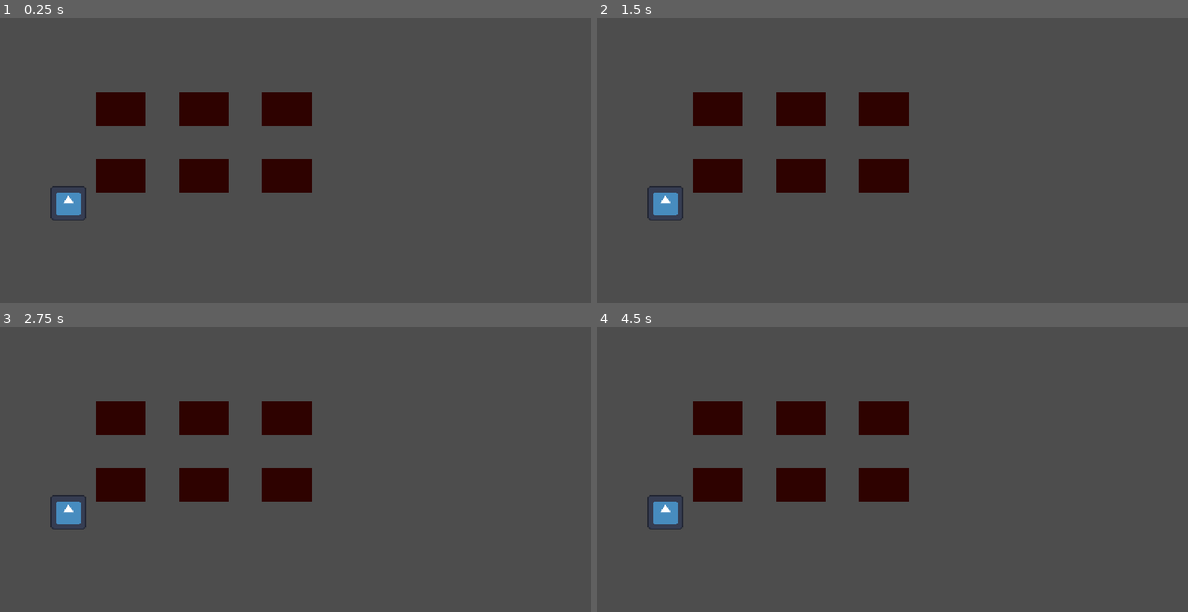
Above: before the commit, frames 1-4 (two rows, left to right).
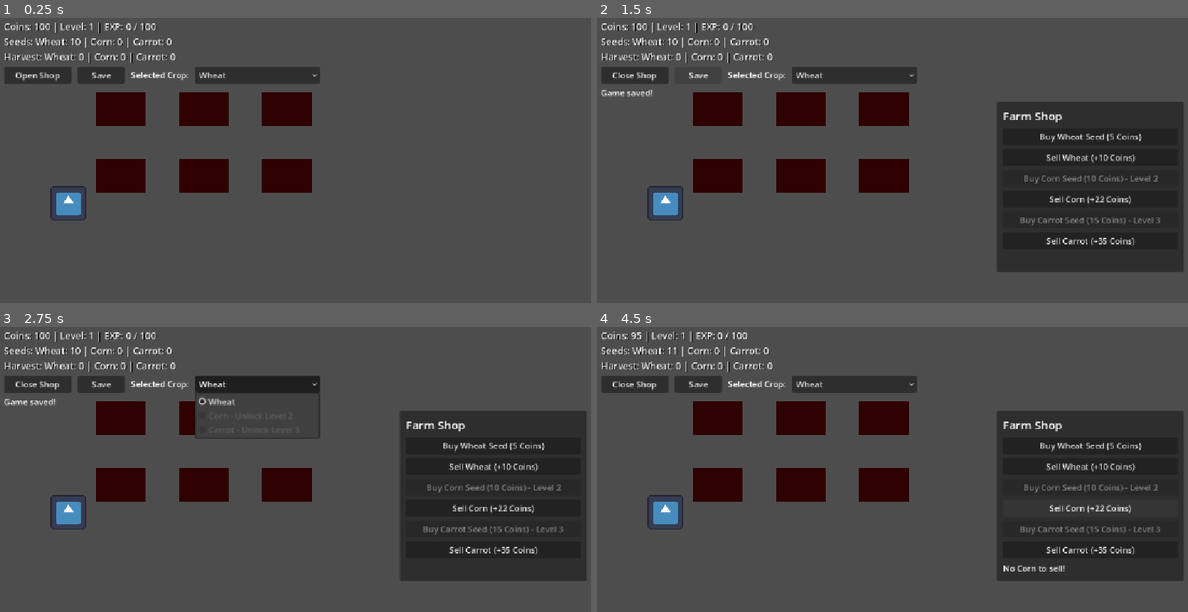
Above: after the commit, the same moments.

Repository: Vanthang19130201/game-nong
Game: Godot game, scene res://main.tscn
The game is run twice, just before and just after one commit, with the same random seed, the same clock (stepped at 60 frames per second) and the same inputs. The engine's default icon, where the game draws it, is replaced by a stand-in: a white triangle on a blue panel in a dark square.
Inputs (mouse positions are in pixels of both pictures, inside the frame that each line leads up to):
- Up to frame 1 (0.25 s): no input
- Up to frame 2 (1.5 s): click (632, 75) at 0.5 s, where only the run after the commit has a clickable "Open Shop"; click (697, 75) at 1.25 s, where only the run after the commit has a clickable "Save"
- Up to frame 3 (2.75 s): click (260, 384) at 2 s, where only the run after the commit has a clickable "Wheat"
- Up to frame 4 (4.5 s): click (1087, 446) at 2.75 s, where only the run after the commit has a clickable "Buy Wheat Seed (5 Coins)"; click (1087, 466) at 3.5 s, where only the run after the commit has a clickable "Sell Wheat (+10 Coins)"; click (1087, 509) at 4.25 s, where only the run after the commit has a clickable "Sell Corn (+22 Coins)"

The runs differ from the first frame. In frame 1, 3.4% of the frame differs, in the area x 0-55%, y 1-24%; in frame 2, 21%; in frame 3, 23%, in the area x 0-100%, y 1-89%; in frame 4, 20%.

Commit message:
alright

Diff:
--- /dev/null
+++ b/crop_data.gd
@@ -0,0 +1,17 @@
+extends RefCounted
+
+# All crop rules live here. Sell prices must exceed seed prices.
+const CROPS: Dictionary = {
+	"WHEAT": {
+		"name": "Wheat", "unlock_level": 1, "grow_time": 10.0,
+		"seed_buy_price": 5, "sell_price": 10, "harvest_exp": 10
+	},
+	"CORN": {
+		"name": "Corn", "unlock_level": 2, "grow_time": 20.0,
+		"seed_buy_price": 10, "sell_price": 22, "harvest_exp": 20
+	},
+	"CARROT": {
+		"name": "Carrot", "unlock_level": 3, "grow_time": 30.0,
+		"seed_buy_price": 15, "sell_price": 35, "harvest_exp": 30
+	}
+}
--- /dev/null
+++ b/hud.gd
@@ -0,0 +1,96 @@
+extends CanvasLayer
+
+const CropData = preload("res://crop_data.gd")
+
+@onready var inventory_label: Label = $Layout/InventoryLabel
+@onready var shop_button: Button = $Layout/Actions/ShopButton
+@onready var save_button: Button = $Layout/Actions/SaveButton
+@onready var crop_selector: OptionButton = $Layout/Actions/CropSelector
+@onready var save_status: Label = $Layout/SaveStatus
+@onready var shop_panel: PanelContainer = $Layout/ShopPanel
+@onready var buy_button: Button = $Layout/ShopPanel/Margin/ShopContent/BuyButton
+@onready var sell_button: Button = $Layout/ShopPanel/Margin/ShopContent/SellButton
+@onready var message_label: Label = $Layout/ShopPanel/Margin/ShopContent/MessageLabel
+
+var crop_ids: Array = []
+var buy_buttons: Dictionary = {}
+
+
+func _ready() -> void:
+	crop_ids = CropData.CROPS.keys()
+	var content: VBoxContainer = $Layout/ShopPanel/Margin/ShopContent
+	for crop in crop_ids:
+		crop_selector.add_item(CropData.CROPS[crop]["name"])
+		var prefix: String = "" if crop == "WHEAT" else CropData.CROPS[crop]["name"]
+		var buy: Button = content.get_node(prefix + "BuyButton")
+		var sell: Button = content.get_node(prefix + "SellButton")
+		buy_buttons[crop] = buy
+		buy.pressed.connect(_buy_seed.bind(crop))
+		sell.pressed.connect(_sell_crop.bind(crop))
+		sell.text = "Sell %s (+%d Coins)" % [CropData.CROPS[crop]["name"], CropData.CROPS[crop]["sell_price"]]
+	Inventory.inventory_changed.connect(_update_inventory)
+	shop_button.pressed.connect(_toggle_shop)
+	save_button.pressed.connect(_save_game)
+	crop_selector.item_selected.connect(_select_crop)
+	_update_inventory()
+
+
+func _update_inventory() -> void:
+	save_status.text = ""
+	inventory_label.text = "Coins: %d | Level: %d | EXP: %d / %d" % [
+		Inventory.coins, Inventory.player_level, Inventory.player_exp, Inventory.exp_to_next_level()
+	]
+	var seed_text: Array[String] = []
+	var harvest_text: Array[String] = []
+	for i in range(crop_ids.size()):
+		var crop: String = crop_ids[i]
+		var info: Dictionary = CropData.CROPS[crop]
+		var unlocked: bool = Inventory.is_unlocked(crop)
+		seed_text.append("%s: %d" % [info["name"], Inventory.seed_count(crop)])
+		harvest_text.append("%s: %d" % [info["name"], Inventory.crop_count(crop)])
+		var choice: String = info["name"]
+		if not unlocked:
+			choice += " - Unlock Level %d" % info["unlock_level"]
+		crop_selector.set_item_text(i, choice)
+		crop_selector.set_item_disabled(i, not unlocked)
+		var buy: Button = buy_buttons[crop]
+		buy.disabled = not unlocked
+		buy.text = "Buy %s Seed (%d Coins)" % [info["name"], info["seed_buy_price"]]
+		if not unlocked:
+			buy.text += " - Level %d" % info["unlock_level"]
+	inventory_label.text += "\nSeeds: " + " | ".join(seed_text)
+	inventory_label.text += "\nHarvest: " + " | ".join(harvest_text)
+	crop_selector.select(crop_ids.find(Inventory.selected_crop))
+
+
+func _select_crop(index: int) -> void:
+	Inventory.select_crop(crop_ids[index])
+
+
+func _save_game() -> void:
+	if SaveManager.save_game():
+		save_status.text = "Game saved!"
+	else:
+		save_status.text = "Save failed. Please try again."
+
+
+func _toggle_shop() -> void:
+	shop_panel.visible = not shop_panel.visible
+	shop_button.text = "Close Shop" if shop_panel.visible else "Open Shop"
+	message_label.text = ""
+
+
+func _buy_seed(crop: String = "WHEAT") -> void:
+	if Inventory.buy_seed(crop):
+		message_label.text = "Bought 1 %s Seed." % CropData.CROPS[crop]["name"]
+	elif not Inventory.is_unlocked(crop):
+		message_label.text = "Crop is locked."
+	else:
+		message_label.text = "Not enough Coins!"
+
+
+func _sell_crop(crop: String) -> void:
+	if Inventory.sell_crop(crop):
+		message_label.text = "Sold 1 %s." % CropData.CROPS[crop]["name"]
+	else:
+		message_label.text = "No %s to sell!" % CropData.CROPS[crop]["name"]
--- /dev/null
+++ b/hud.tscn
@@ -0,0 +1,117 @@
+[gd_scene format=3]
+
+[ext_resource type="Script" path="res://hud.gd" id="1_hud"]
+
+[node name="HUD" type="CanvasLayer"]
+layer = 10
+script = ExtResource("1_hud")
+
+[node name="Layout" type="VBoxContainer" parent="."]
+anchors_preset = 0
+offset_left = 16.0
+offset_top = 8.0
+offset_right = 1136.0
+offset_bottom = 120.0
+mouse_filter = 2
+theme_override_constants/separation = 6
+
+[node name="InventoryLabel" type="Label" parent="Layout"]
+layout_mode = 2
+mouse_filter = 2
+theme_override_colors/font_shadow_color = Color(0, 0, 0, 1)
+theme_override_constants/shadow_offset_x = 1
+theme_override_constants/shadow_offset_y = 1
+theme_override_font_sizes/font_size = 18
+text = "Coins: 100 | Level: 1 | EXP: 0 / 100"
+
+[node name="Actions" type="HBoxContainer" parent="Layout"]
+layout_mode = 2
+mouse_filter = 2
+theme_override_constants/separation = 12
+
+[node name="ShopButton" type="Button" parent="Layout/Actions"]
+custom_minimum_size = Vector2(130, 32)
+layout_mode = 2
+focus_mode = 0
+text = "Open Shop"
+
+[node name="SaveButton" type="Button" parent="Layout/Actions"]
+custom_minimum_size = Vector2(90, 32)
+layout_mode = 2
+focus_mode = 0
+text = "Save"
+
+[node name="SelectedCropLabel" type="Label" parent="Layout/Actions"]
+layout_mode = 2
+text = "Selected Crop:"
+
+[node name="CropSelector" type="OptionButton" parent="Layout/Actions"]
+custom_minimum_size = Vector2(240, 32)
+layout_mode = 2
+focus_mode = 0
+
+[node name="SaveStatus" type="Label" parent="Layout"]
+layout_mode = 2
+mouse_filter = 2
+
+[node name="ShopPanel" type="PanelContainer" parent="Layout"]
+visible = false
+custom_minimum_size = Vector2(360, 0)
+layout_mode = 2
+size_flags_horizontal = 8
+
+[node name="Margin" type="MarginContainer" parent="Layout/ShopPanel"]
+layout_mode = 2
+theme_override_constants/margin_left = 12
+theme_override_constants/margin_top = 12
+theme_override_constants/margin_right = 12
+theme_override_constants/margin_bottom = 12
+
+[node name="ShopContent" type="VBoxContainer" parent="Layout/ShopPanel/Margin"]
+layout_mode = 2
+theme_override_constants/separation = 8
+
+[node name="TitleLabel" type="Label" parent="Layout/ShopPanel/Margin/ShopContent"]
+layout_mode = 2
+theme_override_font_sizes/font_size = 22
+text = "Farm Shop"
+
+[node name="BuyButton" type="Button" parent="Layout/ShopPanel/Margin/ShopContent"]
+custom_minimum_size = Vector2(0, 32)
+layout_mode = 2
+focus_mode = 0
+text = "Buy Wheat Seed"
+
+[node name="SellButton" type="Button" parent="Layout/ShopPanel/Margin/ShopContent"]
+custom_minimum_size = Vector2(0, 32)
+layout_mode = 2
+focus_mode = 0
+text = "Sell Wheat"
+
+[node name="CornBuyButton" type="Button" parent="Layout/ShopPanel/Margin/ShopContent"]
+custom_minimum_size = Vector2(0, 32)
+layout_mode = 2
+focus_mode = 0
+text = "Buy Corn Seed"
+
+[node name="CornSellButton" type="Button" parent="Layout/ShopPanel/Margin/ShopContent"]
+custom_minimum_size = Vector2(0, 32)
+layout_mode = 2
+focus_mode = 0
+text = "Sell Corn"
+
+[node name="CarrotBuyButton" type="Button" parent="Layout/ShopPanel/Margin/ShopContent"]
+custom_minimum_size = Vector2(0, 32)
+layout_mode = 2
+focus_mode = 0
+text = "Buy Carrot Seed"
+
+[node name="CarrotSellButton" type="Button" parent="Layout/ShopPanel/Margin/ShopContent"]
+custom_minimum_size = Vector2(0, 32)
+layout_mode = 2
+focus_mode = 0
+text = "Sell Carrot"
+
+[node name="MessageLabel" type="Label" parent="Layout/ShopPanel/Margin/ShopContent"]
+custom_minimum_size = Vector2(0, 24)
+layout_mode = 2
--- a/inventory.gd
+++ b/inventory.gd
@@ -2,41 +2,136 @@
 
 signal inventory_changed
 
+const CropData = preload("res://crop_data.gd")
+
 var wheat_seed: int = 10
 var wheat: int = 0
+var corn_seed: int = 0
+var corn: int = 0
+var carrot_seed: int = 0
+var carrot: int = 0
 var coins: int = 100
+var player_exp: int = 0
+var player_level: int = 1
+var selected_crop: String = "WHEAT"
+
+
+func is_unlocked(crop: String) -> bool:
+	return CropData.CROPS.has(crop) and player_level >= CropData.CROPS[crop]["unlock_level"]
+
+
+func seed_count(crop: String) -> int:
+	if not CropData.CROPS.has(crop):
+		return 0
+	return get(crop.to_lower() + "_seed")
+
+
+func crop_count(crop: String) -> int:
+	if not CropData.CROPS.has(crop):
+		return 0
+	return get(crop.to_lower())
+
+
+func select_crop(crop: String) -> bool:
+	if not is_unlocked(crop):
+		return false
+	if selected_crop != crop:
+		selected_crop = crop
+		inventory_changed.emit()
+	return true
+
+
+func buy_seed(crop: String) -> bool:
+	if not is_unlocked(crop):
+		return false
+	var price: int = CropData.CROPS[crop]["seed_buy_price"]
+	if coins < price:
+		return false
+	coins -= price
+	set(crop.to_lower() + "_seed", seed_count(crop) + 1)
+	inventory_changed.emit()
+	return true
+
+
+func sell_crop(crop: String) -> bool:
+	if crop_count(crop) <= 0:
+		return false
+	set(crop.to_lower(), crop_count(crop) - 1)
+	coins += CropData.CROPS[crop]["sell_price"]
+	inventory_changed.emit()
+	return true
+
+
+func can_plant(crop: String) -> bool:
+	return is_unlocked(crop) and seed_count(crop) > 0
+
+
+func use_seed(crop: String) -> bool:
+	if not can_plant(crop):
+		return false
+	set(crop.to_lower() + "_seed", seed_count(crop) - 1)
+	inventory_changed.emit()
+	return true
+
+
+func collect_crop(crop: String) -> void:
+	if not CropData.CROPS.has(crop):
+		return
+	set(crop.to_lower(), crop_count(crop) + 1)
+	player_exp += CropData.CROPS[crop]["harvest_exp"]
+	normalize_exp()
+	# Save crop, EXP and any level-ups together after the plot is cleared.
+	inventory_changed.emit()
+
+
+func exp_to_next_level() -> int:
+	return player_level * 100
+
+
+func normalize_exp() -> void:
+	while player_exp >= exp_to_next_level():
+		player_exp -= exp_to_next_level()
+		player_level += 1
+
+
+func add_exp(amount: int) -> void:
+	if amount <= 0:
+		return
+	player_exp += amount
+	normalize_exp()
+	inventory_changed.emit()
+
+
+# Keep the original Wheat methods available for existing callers.
+func buy_wheat_seed() -> bool:
+	return buy_seed("WHEAT")
+
+
+func sell_wheat() -> bool:
+	return sell_crop("WHEAT")
 
 
 func use_wheat_seed() -> bool:
-	if wheat_seed <= 0:
-		print("Het hat giong!")
-		return false
-
-	wheat_seed -= 1
-	inventory_changed.emit()
-
-	print("Hat giong con lai: ", wheat_seed)
-
-	return true
+	return use_seed("WHEAT")
 
 
-func add_wheat(amount: int = 1):
+func add_wheat(amount: int = 1) -> void:
+	if amount <= 0:
+		return
 	wheat += amount
 	inventory_changed.emit()
 
-	print("Lua hien tai: ", wheat)
 
-
-func add_coins(amount: int):
+func add_coins(amount: int) -> void:
+	if amount <= 0:
+		return
 	coins += amount
 	inventory_changed.emit()
 
 
 func remove_coins(amount: int) -> bool:
-	if coins < amount:
+	if amount < 0 or coins < amount:
 		return false
-
 	coins -= amount
 	inventory_changed.emit()
-
 	return true
--- a/main.tscn
+++ b/main.tscn
@@ -3,6 +3,7 @@
 [ext_resource type="Script" uid="uid://rhxig8gxyrdc" path="res://player.gd" id="1_0xm2m"]
 [ext_resource type="Texture2D" uid="uid://m753onc7et8y" path="res://icon.svg" id="2_h2yge"]
 [ext_resource type="Script" uid="uid://dmiin4p8yvpun" path="res://soil_plot.gd" id="3_h2yge"]
+[ext_resource type="PackedScene" path="res://hud.tscn" id="4_hud"]
 
 [sub_resource type="RectangleShape2D" id="RectangleShape2D_6rjdj"]
 size = Vector2(28, 28)
@@ -12,6 +13,8 @@
 
 [node name="Main" type="Node2D" unique_id=1741138209]
 position = Vector2(0, 0)
+
+[node name="HUD" parent="." instance=ExtResource("4_hud")]
 
 [node name="Player" type="CharacterBody2D" parent="." unique_id=694063738]
 position = Vector2(140, 360)
@@ -28,6 +31,7 @@
 [node name="SoilPlot" type="Area2D" parent="." unique_id=610237959]
 position = Vector2(240, 180)
 script = ExtResource("3_h2yge")
+plot_id = "soil_1"
 
 [node name="PlantLabel" type="Label" parent="SoilPlot" unique_id=666867354]
 offset_left = -48.0
@@ -35,14 +39,14 @@
 offset_right = 48.0
 offset_bottom = 32.0
 mouse_filter = 2
-theme_override_font_sizes/font_size = 28
+theme_override_font_sizes/font_size = 16
 z_index = 1
 horizontal_alignment = 1
 vertical_alignment = 1
 metadata/_edit_use_anchors_ = true
 
 [node name="GrowTimer" type="Timer" parent="SoilPlot" unique_id=1065166647]
-wait_time = 5.0
+wait_time = 10.0
 one_shot = true
 
 [node name="SoilColor" type="ColorRect" parent="SoilPlot" unique_id=1599481107]
@@ -60,6 +64,7 @@
 [node name="SoilPlot6" type="Area2D" parent="." unique_id=948524571]
 position = Vector2(240, 308)
 script = ExtResource("3_h2yge")
+plot_id = "soil_6"
 
 [node name="PlantLabel" type="Label" parent="SoilPlot6" unique_id=1063902503]
 offset_left = -48.0
@@ -67,14 +72,14 @@
 offset_right = 48.0
 offset_bottom = 32.0
 mouse_filter = 2
-theme_override_font_sizes/font_size = 28
+theme_override_font_sizes/font_size = 16
 z_index = 1
 horizontal_alignment = 1
 vertical_alignment = 1
 metadata/_edit_use_anchors_ = true
 
 [node name="GrowTimer" type="Timer" parent="SoilPlot6" unique_id=662499450]
-wait_time = 5.0
+wait_time = 10.0
 one_shot = true
 
 [node name="SoilColor" type="ColorRect" parent="SoilPlot6" unique_id=348611353]
@@ -92,6 +97,7 @@
 [node name="SoilPlot5" type="Area2D" parent="." unique_id=236598396]
 position = Vector2(560, 180)
 script = ExtResource("3_h2yge")
+plot_id = "soil_5"
 
 [node name="PlantLabel" type="Label" parent="SoilPlot5" unique_id=818297835]
 offset_left = -48.0
@@ -99,14 +105,14 @@
 offset_right = 48.0
 offset_bottom = 32.0
 mouse_filter = 2
-theme_override_font_sizes/font_size = 28
+theme_override_font_sizes/font_size = 16
 z_index = 1
 horizontal_alignment = 1
 vertical_alignment = 1
 metadata/_edit_use_anchors_ = true
 
 [node name="GrowTimer" type="Timer" parent="SoilPlot5" unique_id=724060958]
-wait_time = 5.0
+wait_time = 10.0
 one_shot = true
 
 [node name="SoilColor" type="ColorRect" parent="SoilPlot5" unique_id=1447585923]
@@ -124,6 +130,7 @@
 [node name="SoilPlot4" type="Area2D" parent="." unique_id=2016170595]
 position = Vector2(560, 308)
 script = ExtResource("3_h2yge")
+plot_id = "soil_4"
 
 [node name="PlantLabel" type="Label" parent="SoilPlot4" unique_id=130399966]
 offset_left = -48.0
@@ -131,14 +138,14 @@
 offset_right = 48.0
 offset_bottom = 32.0
 mouse_filter = 2
-theme_override_font_sizes/font_size = 28
+theme_override_font_sizes/font_size = 16
 z_index = 1
 horizontal_alignment = 1
 vertical_alignment = 1
 metadata/_edit_use_anchors_ = true
 
 [node name="GrowTimer" type="Timer" parent="SoilPlot4" unique_id=2023861260]
-wait_time = 5.0
+wait_time = 10.0
 one_shot = true
 
 [node name="SoilColor" type="ColorRect" parent="SoilPlot4" unique_id=143651468]
@@ -156,6 +163,7 @@
 [node name="SoilPlot3" type="Area2D" parent="." unique_id=311795311]
 position = Vector2(400, 180)
 script = ExtResource("3_h2yge")
+plot_id = "soil_3"
 
 [node name="PlantLabel" type="Label" parent="SoilPlot3" unique_id=1167702322]
 offset_left = -48.0
@@ -163,14 +171,14 @@
 offset_right = 48.0
 offset_bottom = 32.0
 mouse_filter = 2
-theme_override_font_sizes/font_size = 28
+theme_override_font_sizes/font_size = 16
 z_index = 1
 horizontal_alignment = 1
 vertical_alignment = 1
 metadata/_edit_use_anchors_ = true
 
 [node name="GrowTimer" type="Timer" parent="SoilPlot3" unique_id=328151511]
-wait_time = 5.0
+wait_time = 10.0
 one_shot = true
 
 [node name="SoilColor" type="ColorRect" parent="SoilPlot3" unique_id=230088132]
@@ -188,6 +196,7 @@
 [node name="SoilPlot2" type="Area2D" parent="." unique_id=1559835726]
 position = Vector2(400, 308)
 script = ExtResource("3_h2yge")
+plot_id = "soil_2"
 
 [node name="PlantLabel" type="Label" parent="SoilPlot2" unique_id=1368112123]
 offset_left = -48.0
@@ -195,14 +204,14 @@
 offset_right = 48.0
 offset_bottom = 32.0
 mouse_filter = 2
-theme_override_font_sizes/font_size = 28
+theme_override_font_sizes/font_size = 16
 z_index = 1
 horizontal_alignment = 1
 vertical_alignment = 1
 metadata/_edit_use_anchors_ = true
 
 [node name="GrowTimer" type="Timer" parent="SoilPlot2" unique_id=735638829]
-wait_time = 5.0
+wait_time = 10.0
 one_shot = true
 
 [node name="SoilColor" type="ColorRect" parent="SoilPlot2" unique_id=675645173]
--- a/project.godot
+++ b/project.godot
@@ -18,6 +18,7 @@
 [autoload]
 
 Inventory="*res://inventory.gd"
+SaveManager="*res://save_manager.gd"
 
 [display]
 
--- /dev/null
+++ b/save_manager.gd
@@ -0,0 +1,141 @@
+extends Node
+
+const CropData = preload("res://crop_data.gd")
+const SAVE_PATH: String = "user://save.cfg"
+const TEMP_PATH: String = "user://save.cfg.tmp"
+const PLOT_IDS: Array[String] = ["soil_1", "soil_2", "soil_3", "soil_4", "soil_5", "soil_6"]
+const INVENTORY_DEFAULTS: Dictionary = {
+	"wheat_seed": 10, "wheat": 0, "corn_seed": 0, "corn": 0,
+	"carrot_seed": 0, "carrot": 0, "coins": 100
+}
+
+var saved_plots: Dictionary = {}
+var plots: Dictionary = {}
+
+
+func _ready() -> void:
+	_load_game()
+	Inventory.inventory_changed.connect(save_game)
+	get_tree().auto_accept_quit = false
+
+
+func register_plot(plot: Node) -> void:
+	if plot.plot_id not in PLOT_IDS:
+		push_error("Unknown SoilPlot ID: %s" % plot.plot_id)
+		return
+	if plots.has(plot.plot_id) and is_instance_valid(plots[plot.plot_id]):
+		push_error("Duplicate SoilPlot ID: %s" % plot.plot_id)
+		return
+	plots[plot.plot_id] = plot
+	plot.restore_save_data(saved_plots[plot.plot_id])
+
+
+func empty_plot(id: String) -> Dictionary:
+	return {
+		"plot_id": id, "state": "EMPTY", "crop_type": "",
+		"planted_at": 0.0, "ready_at": 0.0
+	}
+
+
+func save_game() -> bool:
+	var data := ConfigFile.new()
+	data.set_value("game", "version", 2)
+	for key in INVENTORY_DEFAULTS:
+		data.set_value("inventory", key, Inventory.get(key))
+	data.set_value("player", "player_exp", Inventory.player_exp)
+	data.set_value("player", "player_level", Inventory.player_level)
+	data.set_value("player", "selected_crop", Inventory.selected_crop)
+	var snapshot: Dictionary = {}
+	for id in PLOT_IDS:
+		# Preserve unloaded plots too, including during scene initialization.
+		var plot_data: Dictionary = saved_plots.get(id, empty_plot(id))
+		if plots.has(id) and is_instance_valid(plots[id]):
+			plot_data = plots[id].get_save_data()
+		snapshot[id] = plot_data
+		for key in plot_data:
+			data.set_value(id, key, plot_data[key])
+
+	# Replace the old file only after the complete new snapshot is written.
+	var error := data.save(TEMP_PATH)
+	if error == OK:
+		error = DirAccess.rename_absolute(
+			ProjectSettings.globalize_path(TEMP_PATH),
+			ProjectSettings.globalize_path(SAVE_PATH)
+		)
+	if error != OK:
+		push_warning("Could not save game. Error: %s" % error)
+		return false
+	saved_plots = snapshot
+	return true
+
+
+func _load_game() -> void:
+	var data := ConfigFile.new()
+	var loaded: bool = false
+	if FileAccess.file_exists(SAVE_PATH):
+		loaded = data.load(SAVE_PATH) == OK
+		if not loaded:
+			push_warning("Invalid save file. Using defaults.")
+			data = ConfigFile.new()
+	# Missing or invalid fields use defaults; valid legacy values are kept.
+	for key in INVENTORY_DEFAULTS:
+		Inventory.set(key, _read_int(data, "inventory", key, INVENTORY_DEFAULTS[key]))
+	Inventory.player_level = _read_int(data, "player", "player_level", 1, 1)
+	Inventory.player_exp = _read_int(data, "player", "player_exp", 0)
+	Inventory.normalize_exp()
+	var selected = data.get_value("player", "selected_crop", "WHEAT")
+	Inventory.selected_crop = "WHEAT"
+	if selected is String and Inventory.is_unlocked(selected):
+		Inventory.selected_crop = selected
+	for id in PLOT_IDS:
+		saved_plots[id] = _read_plot(data, id)
+	Inventory.inventory_changed.emit()
+	if loaded:
+		# Persist migration and crops that became ready while the game was closed.
+		save_game.call_deferred()
+
+
+func _read_int(data: ConfigFile, section: String, key: String, fallback: int, minimum: int = 0) -> int:
+	var value = data.get_value(section, key, fallback)
+	if value is int and value >= minimum:
+		return value
+	return fallback
+
+
+func _read_time(data: ConfigFile, section: String, key: String, fallback: float) -> float:
+	var value = data.get_value(section, key, fallback)
+	if value is int or value is float:
+		if is_finite(float(value)) and value >= 0.0:
+			return float(value)
+	return fallback
+
+
+func _read_plot(data: ConfigFile, id: String) -> Dictionary:
+	var result: Dictionary = empty_plot(id)
+	var saved_state = data.get_value(id, "state", "EMPTY")
+	if saved_state not in ["GROWING", "READY"]:
+		return result
+	# Older saves only contained Wheat and may have no crop_type.
+	var crop = data.get_value(id, "crop_type", "WHEAT")
+	if not (crop is String) or not CropData.CROPS.has(crop):
+		crop = "WHEAT"
+	var now: float = Time.get_unix_time_from_system()
+	var duration: float = CropData.CROPS[crop]["grow_time"]
+	var planted: float = _read_time(data, id, "planted_at", -1.0)
+	var ready: float = _read_time(data, id, "ready_at", -1.0)
+	if planted < 0.0 or ready < planted:
+		# One-time migration of the old timer-based save; new saves use timestamps.
+		var old_remaining: float = _read_time(data, id, "time_left", 0.0)
+		ready = now + minf(old_remaining, duration) if saved_state == "GROWING" else now
+		planted = ready - duration
+	result["crop_type"] = crop
+	result["planted_at"] = planted
+	result["ready_at"] = ready
+	result["state"] = "READY" if saved_state == "READY" or now >= ready else "GROWING"
+	return result
+
+
+func _notification(what: int) -> void:
+	if what == NOTIFICATION_WM_CLOSE_REQUEST:
+		save_game()
+		get_tree().quit()
--- a/soil_plot.gd
+++ b/soil_plot.gd
@@ -1,24 +1,63 @@
 extends Area2D
 
-enum PlotState {
-	EMPTY,
-	GROWING,
-	READY
-}
+const CropData = preload("res://crop_data.gd")
+
+enum PlotState { EMPTY, GROWING, READY }
+
+@export var plot_id: String = ""
 
 var state: PlotState = PlotState.EMPTY
 var player_near: bool = false
+var crop_type: String = ""
+var planted_at: float = 0.0
+var ready_at: float = 0.0
 
 @onready var plant_label: Label = $PlantLabel
 @onready var grow_timer: Timer = $GrowTimer
 
 
-func _ready():
-	plant_label.text = ""
-
+func _ready() -> void:
 	body_entered.connect(_on_body_entered)
 	body_exited.connect(_on_body_exited)
 	grow_timer.timeout.connect(_on_grow_timer_timeout)
+	SaveManager.register_plot(self)
+
+
+func get_save_data() -> Dictionary:
+	return {
+		"plot_id": plot_id, "state": PlotState.keys()[state],
+		"crop_type": crop_type, "planted_at": planted_at, "ready_at": ready_at
+	}
+
+
+func restore_save_data(data: Dictionary) -> void:
+	grow_timer.stop()
+	crop_type = data["crop_type"]
+	planted_at = data["planted_at"]
+	ready_at = data["ready_at"]
+	match data["state"]:
+		"GROWING":
+			state = PlotState.GROWING
+			var remaining: float = ready_at - Time.get_unix_time_from_system()
+			if remaining > 0.0:
+				grow_timer.start(remaining)
+			else:
+				state = PlotState.READY
+				SaveManager.save_game.call_deferred()
+		"READY":
+			state = PlotState.READY
+		_:
+			_clear_crop()
+	_update_label()
+
+
+func _update_label() -> void:
+	if state == PlotState.EMPTY:
+		plant_label.text = ""
+	elif state == PlotState.GROWING:
+		plant_label.text = crop_type + "..."
+	else:
+		plant_label.text = crop_type + "\nREADY"
 
 
 func _unhandled_input(event: InputEvent) -> void:
@@ -26,53 +65,59 @@
 		get_viewport().set_input_as_handled()
 		if state == PlotState.EMPTY:
 			try_plant()
-
 		elif state == PlotState.READY:
 			harvest()
 
 
 func try_plant() -> void:
-	if state != PlotState.EMPTY:
+	var selected: String = Inventory.selected_crop
+	if state != PlotState.EMPTY or not Inventory.can_plant(selected):
 		return
-
-	if Inventory.use_wheat_seed():
-		state = PlotState.GROWING
-		plant_label.text = "MAM"
-		grow_timer.start()
-
-		print("Da trong lua!")
-	else:
-		print("Het hat giong!")
+	# Finish the plot state BEFORE consuming seed and saving the whole game.
+	crop_type = selected
+	planted_at = Time.get_unix_time_from_system()
+	ready_at = planted_at + CropData.CROPS[crop_type]["grow_time"]
+	state = PlotState.GROWING
+	grow_timer.start(ready_at - planted_at)
+	_update_label()
+	Inventory.use_seed(crop_type)
 
 
 func _on_grow_timer_timeout() -> void:
 	if state != PlotState.GROWING:
 		return
-
+	# Unix time is authoritative, including after suspend or a clock change.
+	var remaining: float = ready_at - Time.get_unix_time_from_system()
+	if remaining > 0.0:
+		grow_timer.start(remaining)
+		return
 	state = PlotState.READY
-	plant_label.text = "CHIN"
-
-	print("Lua da chin!")
+	_update_label()
+	SaveManager.save_game()
 
 
 func harvest() -> void:
 	if state != PlotState.READY:
 		return
-
-	state = PlotState.EMPTY
-	plant_label.text = ""
-
-	Inventory.add_wheat(1)
-
-	print("Thu hoach +1 lua!")
+	var harvested_crop: String = crop_type
+	_clear_crop()
+	_update_label()
+	Inventory.collect_crop(harvested_crop)
 
 
-func _on_body_entered(body):
+func _clear_crop() -> void:
+	grow_timer.stop()
+	state = PlotState.EMPTY
+	crop_type = ""
+	planted_at = 0.0
+	ready_at = 0.0
+
+
+func _on_body_entered(body: Node2D) -> void:
 	if body.name == "Player":
 		player_near = true
-		print("Nhan E de tuong tac")
 
 
-func _on_body_exited(body):
+func _on_body_exited(body: Node2D) -> void:
 	if body.name == "Player":
 		player_near = false
Not shown, added: crop_data.gd.uid
Not shown, added: hud.gd.uid
Not shown, added: save_manager.gd.uid
